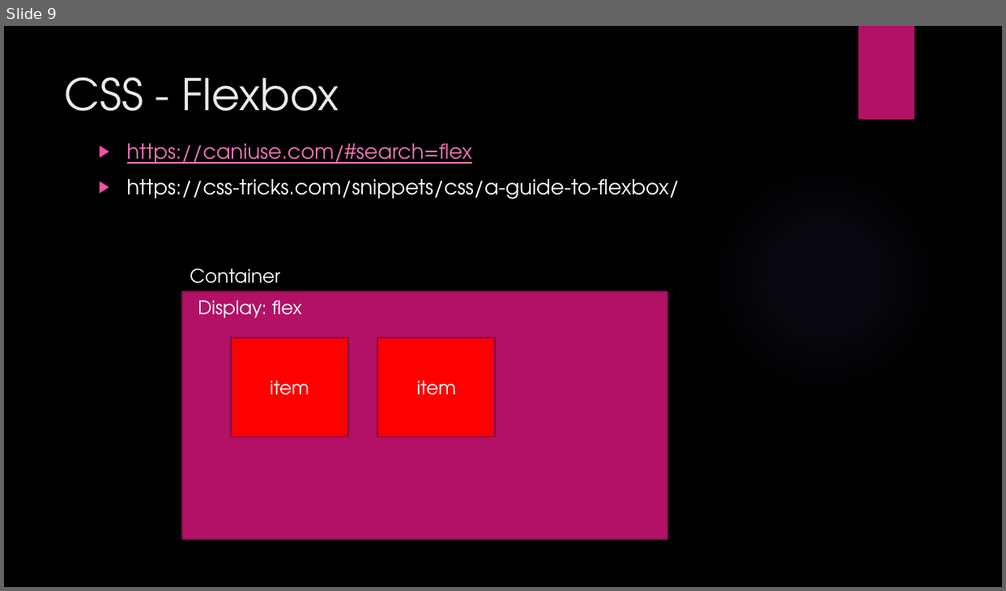
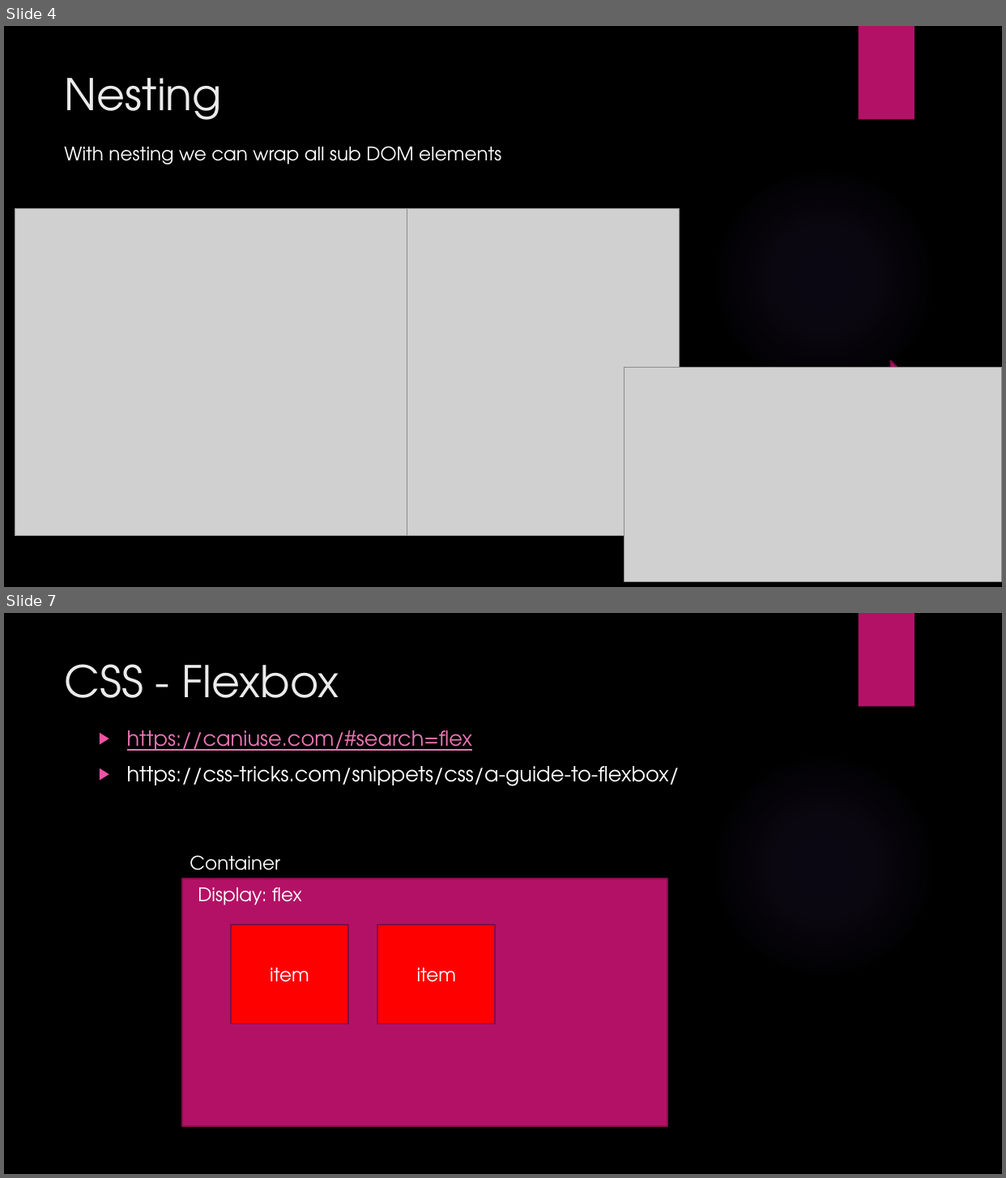
Before and after one commit to talyaron/full-stack, a slide deck: HTML/02 - CSS3/HTML CSS3.pptx. Shown one above the other, each under a label of ours: slide 9 before the commit, slides 4 and 7 after it; the slides between them are not shown. The pictures are 1006x591 and 1006x1178 pixels, drawn with LibreOffice and Linux fonts; fonts in the diff are those of the drawing; grey boxes stand for pictures; background and template pictures are left out. Boxes give left, top, right and bottom in pixels: in the first picture for what was removed or moved away, otherwise in the second. Text is boxed around its words. In the diff, an @@ line names an element or a change of style, - is before the commit and + after.

```diff
--- a/HTML/02 - CSS3/HTML CSS3.pptx
+++ b/HTML/02 - CSS3/HTML CSS3.pptx
@@ slide 4 added at (4, 26, 1002, 587), background picture (left out); not listed: 2 template elements that a slide beside it also shows @@
@@ title added at (65, 78, 223, 120), 42 pt, text #EBEBEB @@
+Nesting
@@ text added at (64, 146, 501, 165), 18 pt, text #FFFFFF @@
+With nesting we can wrap all sub DOM elements
@@ picture added at (15, 209, 407, 535) @@
@@ picture added at (407, 209, 680, 535) @@
@@ right arrow added at (836, 361, 923, 426), fill #B31166, outline #840D4B 1.5 pt @@
@@ picture added at (624, 367, 1002, 582) @@
@@ what was slide 9 is now slide 7 @@
```
Also in this commit, not shown: 1 slide changed, 3 other slides added, 1 slide removed.
